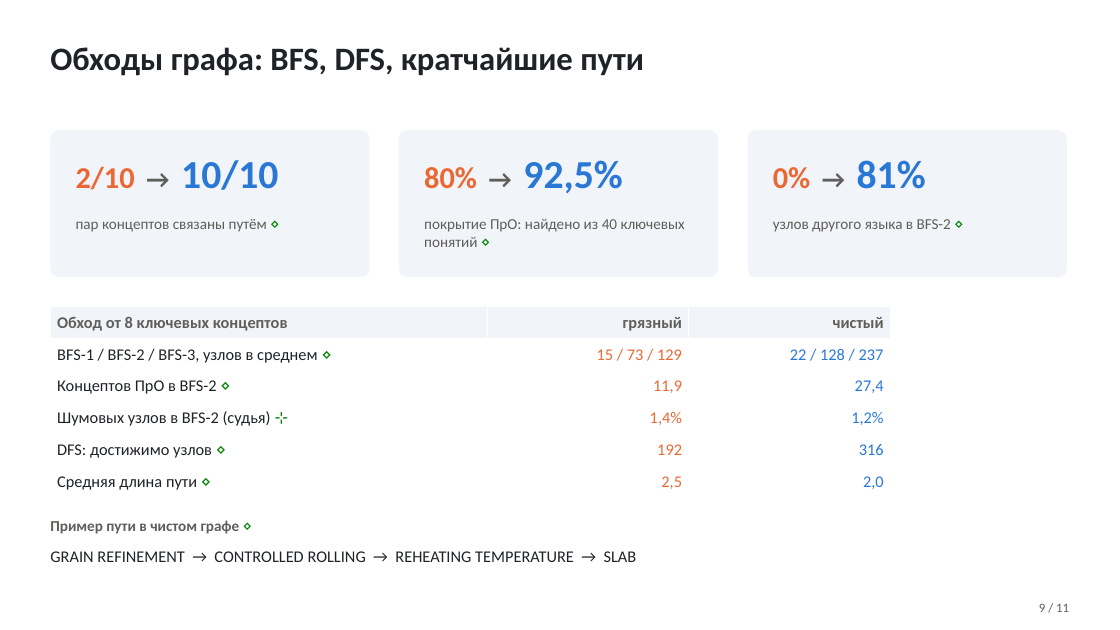
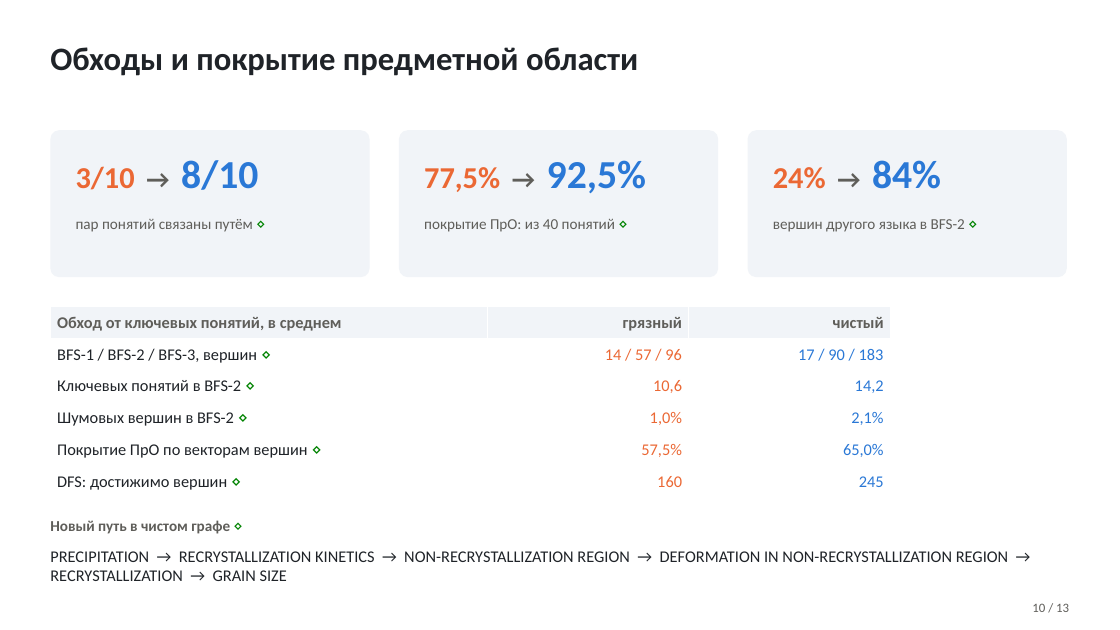
Before and after one commit to TeaDove/mam-26-1, a slide deck: slide 10 of 1-graph/lab-2/results/presentation.pptx (slide 9 before the commit). Drawn at 1120x630 pixels with LibreOffice and Linux fonts; fonts in the diff are those of the drawing. Boxes give left, top, right and bottom in pixels: in the first picture for what was removed or moved away, otherwise in the second. Text is boxed around its words. In the diff, an @@ line names an element or a change of style, - is before the commit and + after.

```diff
--- a/1-graph/lab-2/results/presentation.pptx
+++ b/1-graph/lab-2/results/presentation.pptx
@@ text at [50, 47, 638, 76]: text changed @@
-Обходы графа: BFS, DFS, кратчайшие пути
+Обходы и покрытие предметной области
@@ text at [76, 160, 258, 190]: text changed; size 34 to 26 pt; text colour #2A78D6 to #EB6834 @@
-2/10 → 10/10
+3/10 → 8/10
@@ text at [424, 160, 646, 193]: text changed; size 34 to 26 pt; text colour #2A78D6 to #EB6834 @@
-80% → 92,5%
+77,5% → 92,5%
@@ text at [773, 160, 941, 189]: text changed; size 34 to 26 pt; text colour #2A78D6 to #EB6834 @@
-0% → 81%
+24% → 84%
@@ text at [76, 219, 253, 232]: text changed @@
-пар концептов связаны путём ⋄
+пар понятий связаны путём ⋄
@@ text at [424, 219, 615, 232]: text changed @@
-покрытие ПрО: найдено из 40 ключевых понятий ⋄
+покрытие ПрО: из 40 понятий ⋄
@@ text at [773, 219, 965, 232]: text changed @@
-узлов другого языка в BFS-2 ⋄
+вершин другого языка в BFS-2 ⋄
@@ table at [50, 307, 891, 498] @@
-row 1, column 1: Обход от 8 ключевых концептов
+row 1, column 1: Обход от ключевых понятий, в среднем
-row 2: BFS-1 / BFS-2 / BFS-3, узлов в среднем ⋄ | 15 / 73 / 129 | 22 / 128 / 237
+row 2: BFS-1 / BFS-2 / BFS-3, вершин ⋄ | 14 / 57 / 96 | 17 / 90 / 183
-row 3: Концептов ПрО в BFS-2 ⋄ | 11,9 | 27,4
+row 3: Ключевых понятий в BFS-2 ⋄ | 10,6 | 14,2
-row 4: Шумовых узлов в BFS-2 (судья) ⊹ | 1,4% | 1,2%
+row 4: Шумовых вершин в BFS-2 ⋄ | 1,0% | 2,1%
-row 5: DFS: достижимо узлов ⋄ | 192 | 316
+row 5: Покрытие ПрО по векторам вершин ⋄ | 57,5% | 65,0%
-row 6: Средняя длина пути ⋄ | 2,5 | 2,0
+row 6: DFS: достижимо вершин ⋄ | 160 | 245
@@ text at [50, 520, 230, 534]: text changed @@
-Пример пути в чистом графе ⋄
+Новый путь в чистом графе ⋄
@@ text at [50, 551, 1008, 581]: text changed @@
-GRAIN REFINEMENT → CONTROLLED ROLLING → REHEATING TEMPERATURE → SLAB
+PRECIPITATION → RECRYSTALLIZATION KINETICS → NON-RECRYSTALLIZATION REGION → DEFORMATION IN NON-RECRYSTALLIZATION REGION → RECRYSTALLIZATION → GRAIN SIZE
@@ text at [1032, 603, 1069, 612]: text changed @@
-9 / 11
+10 / 13
```
Also in this commit, not shown: 7 other slides changed, 5 slides added, 3 slides removed, 7 other files.
